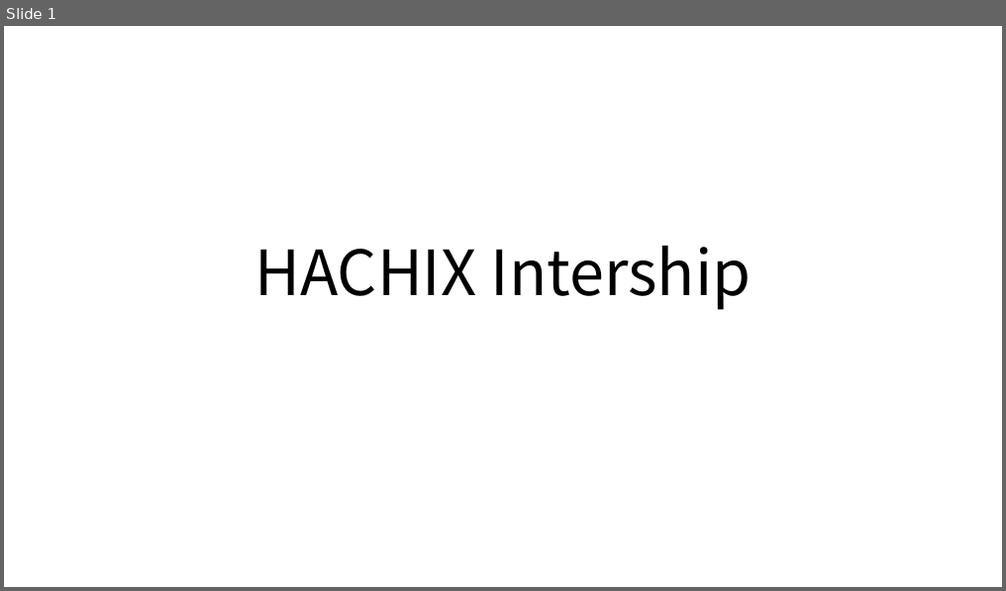
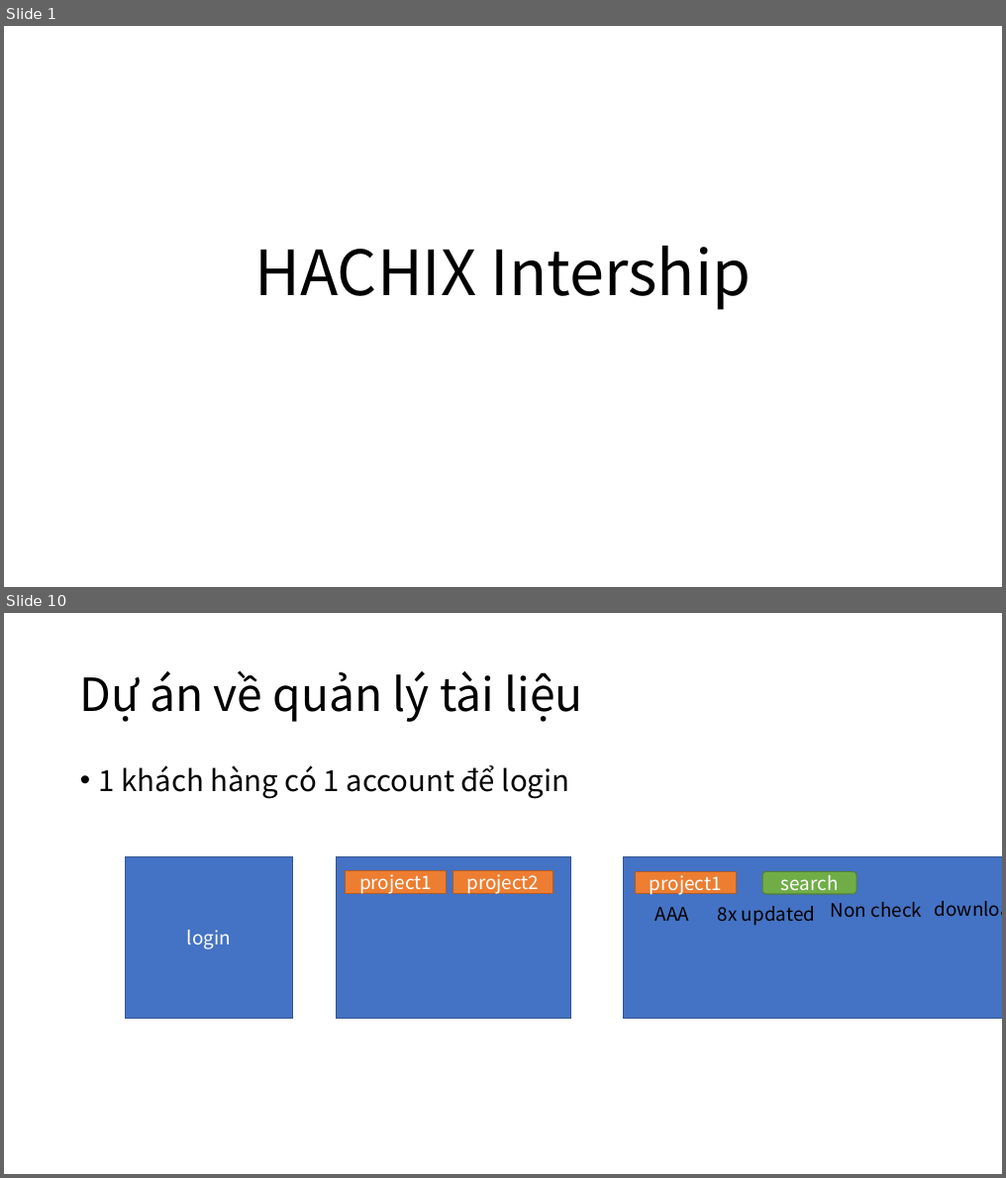
Before and after one commit to makotovnjp/Talent5PythonFlask, a slide deck: doc/Intership.pptx. Shown one above the other, each under a label of ours: slide 1 before the commit, slides 1 and 10 after it; the slides between them are not shown. The pictures are 1006x591 and 1006x1178 pixels, drawn with LibreOffice and Linux fonts; fonts in the diff are those of the drawing. Boxes give left, top, right and bottom in pixels: in the first picture for what was removed or moved away, otherwise in the second. Text is boxed around its words. In the diff, an @@ line names an element or a change of style, - is before the commit and + after.

```diff
--- a/doc/Intership.pptx
+++ b/doc/Intership.pptx
@@ slide 10 added at (4,613,1002,1174), background #FFFFFF @@
@@ title added at (80,670,583,722), 44 pt, text #000000 @@
+Dự án về quản lý tài liệu
@@ text added at (99,765,570,799), 28 pt, text #000000 @@
+• 1 khách hàng có 1 account để login
@@ rectangle added at (126,858,292,1019), fill #4472C4, outline #325491 1 pt, 18 pt, text #FFFFFF @@
+login
@@ rectangle added at (337,858,571,1019), fill #4472C4, outline #325491 1 pt @@
@@ rectangle added at (346,871,446,894), fill #ED7D31, outline #AF5C24 1 pt, 18 pt, text #FFFFFF @@
+project1
@@ rectangle added at (452,871,552,894), fill #ED7D31, outline #AF5C24 1 pt, 18 pt, text #FFFFFF @@
+project2
@@ rectangle added at (623,858,1002,1019), fill #4472C4, outline #325491 1 pt @@
@@ rectangle added at (635,872,736,894), fill #ED7D31, outline #AF5C24 1 pt, 18 pt, text #FFFFFF @@
+project1
@@ rounded rectangle added at (762,872,856,894), fill #70AD47, outline #538035 1 pt, 18 pt, text #FFFFFF @@
+search
@@ text added at (655,907,689,921), 18 pt, text #000000 @@
+AAA
@@ text added at (718,906,815,926), 18 pt, text #000000 @@
+8x updated
@@ text added at (831,902,922,917), 18 pt, text #000000 @@
+Non check
@@ text added at (927,894,1002,925), 18 pt, text #000000 @@
+download
```
Also in this commit, not shown: 2 slides changed, 7 other slides added.
